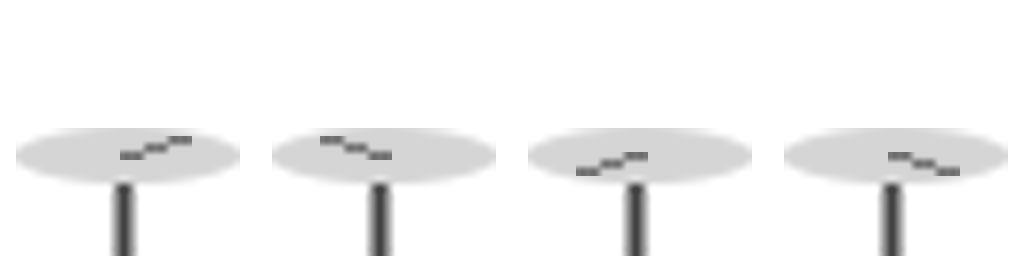
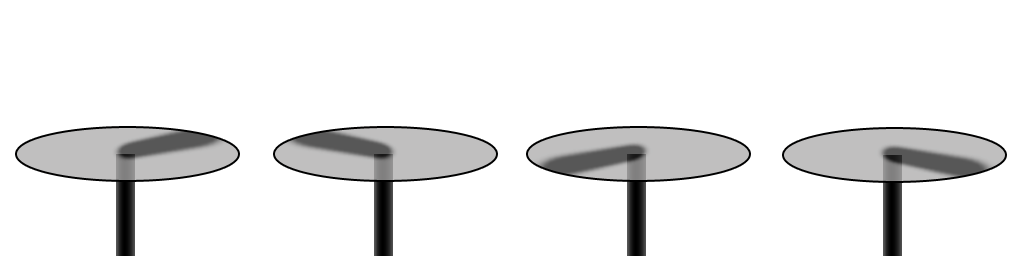
Layers edited between the first and the second w=1024, h=256 image:
removed layer "HeliThingy copy#2" over <box>888,152,960,176</box>
removed layer "Heli copy#2" (was 75%) over <box>784,128,1008,256</box>
removed layer "HeliThingy copy#1" over <box>576,152,648,176</box>
removed layer "Heli copy#1" (was 75%) over <box>528,128,752,256</box>
removed layer "HeliThingy" over <box>320,136,392,160</box>
removed layer "Heli copy" (was 75%) over <box>272,128,496,256</box>
removed layer "HeliThingy copy" over <box>120,136,192,160</box>
removed layer "Heli" (was 75%) over <box>16,128,240,256</box>
added group "Frame4" with 3 layers above "Frame3" over <box>784,129,1008,256</box>
added layer "Layer 2 copy 3" (82%) in group "Frame4" over <box>875,142,1008,186</box>
added layer "Shape 1 copy 3" in group "Frame4" over <box>784,129,1005,181</box>
added layer "Shape 2 copy 3" in group "Frame4" over <box>883,155,902,256</box>
added group "Frame3" with 3 layers above "Frame2" over <box>526,128,749,256</box>
added layer "Layer 2 copy 2" (82%) in group "Frame3" over <box>526,140,653,184</box>
added layer "Shape 1 copy 2" in group "Frame3" over <box>528,128,749,180</box>
added layer "Shape 2 copy 2" in group "Frame3" over <box>627,154,646,256</box>
added group "Frame2" with 3 layers above "Frame1" over <box>272,126,496,256</box>
added layer "Layer 2 copy" (82%) in group "Frame2" over <box>272,126,400,163</box>
added layer "Shape 1 copy" in group "Frame2" over <box>275,128,496,180</box>
added layer "Shape 2 copy" in group "Frame2" over <box>374,154,393,256</box>
added group "Frame1" with 3 layers over <box>17,126,240,256</box>
added layer "Layer 2" (82%) in group "Frame1" over <box>110,126,240,163</box>
added layer "Shape 1" in group "Frame1" over <box>17,128,238,180</box>
added layer "Shape 2" in group "Frame1" over <box>116,154,135,256</box>
